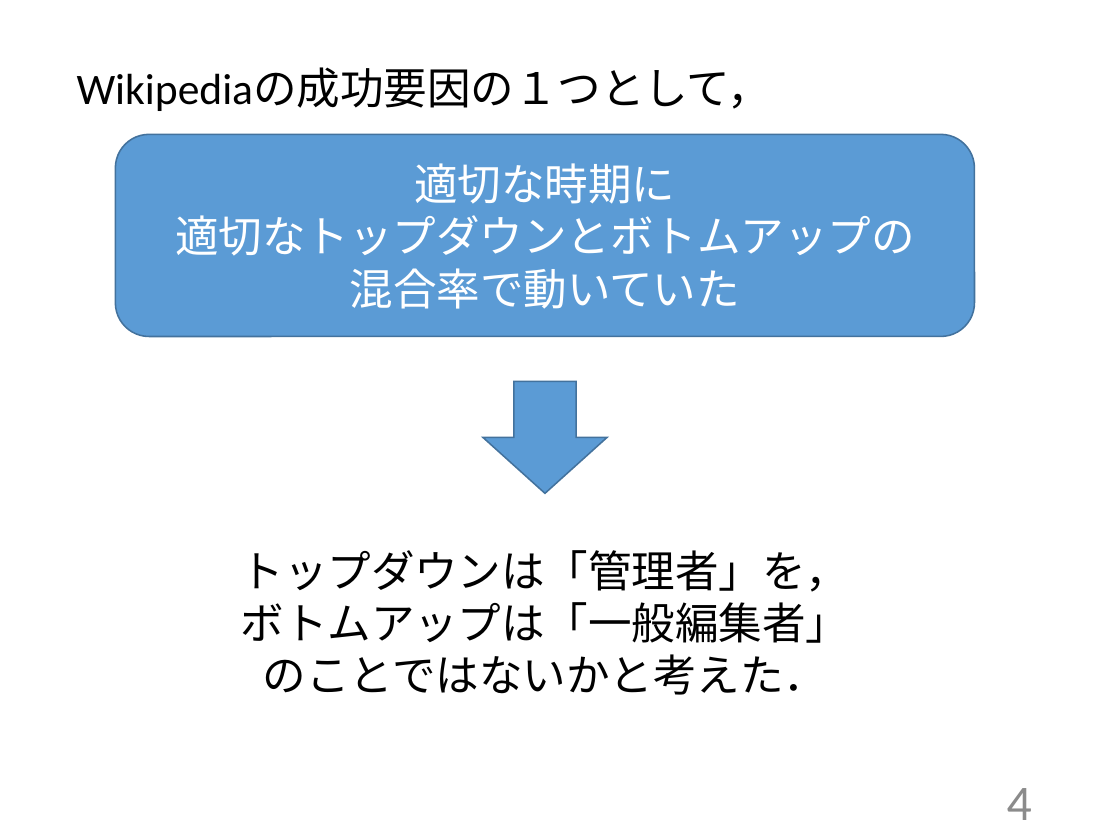
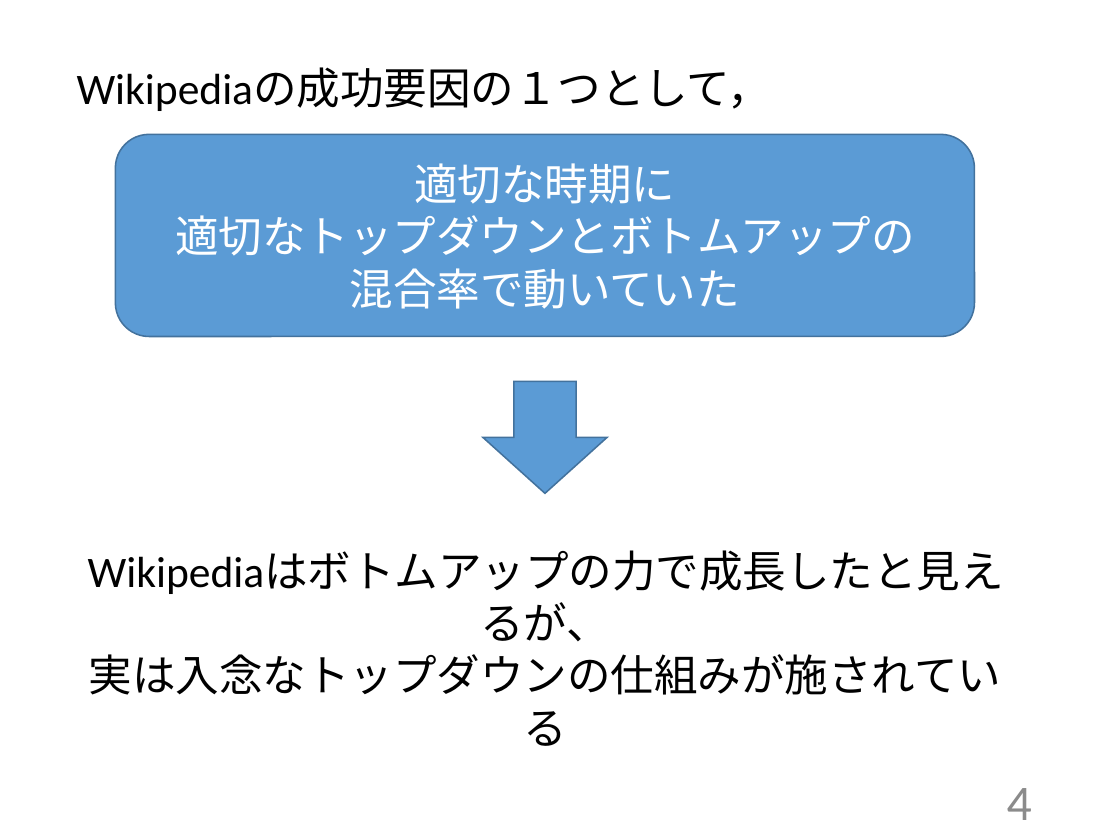
Before and after one commit to ishiiyasuyuki/me, a slide deck: slide 4 of 卒論最終発表パワポ/石井康之最終発表.pptx. Drawn at 1120x840 pixels with LibreOffice and Linux fonts; fonts in the diff are those of the drawing. Boxes give left, top, right and bottom in pixels: in the first picture for what was removed or moved away, otherwise in the second. Text is boxed around its words. In the diff, an @@ line names an element or a change of style, - is before the commit and + after.

```diff
--- a/卒論最終発表パワポ/石井康之最終発表.pptx
+++ b/卒論最終発表パワポ/石井康之最終発表.pptx
@@ text at (89,602,1001,746): text changed @@
-トップダウンは「管理者」を，
-ボトムアップは「一般編集者」
-のことではないかと考えた．
+Wikipediaはボトムアップの力で成長したと見えるが、
+実は入念なトップダウンの仕組みが施されている
```
Also in this commit, not shown: 7 other slides changed, 1 slide added.
